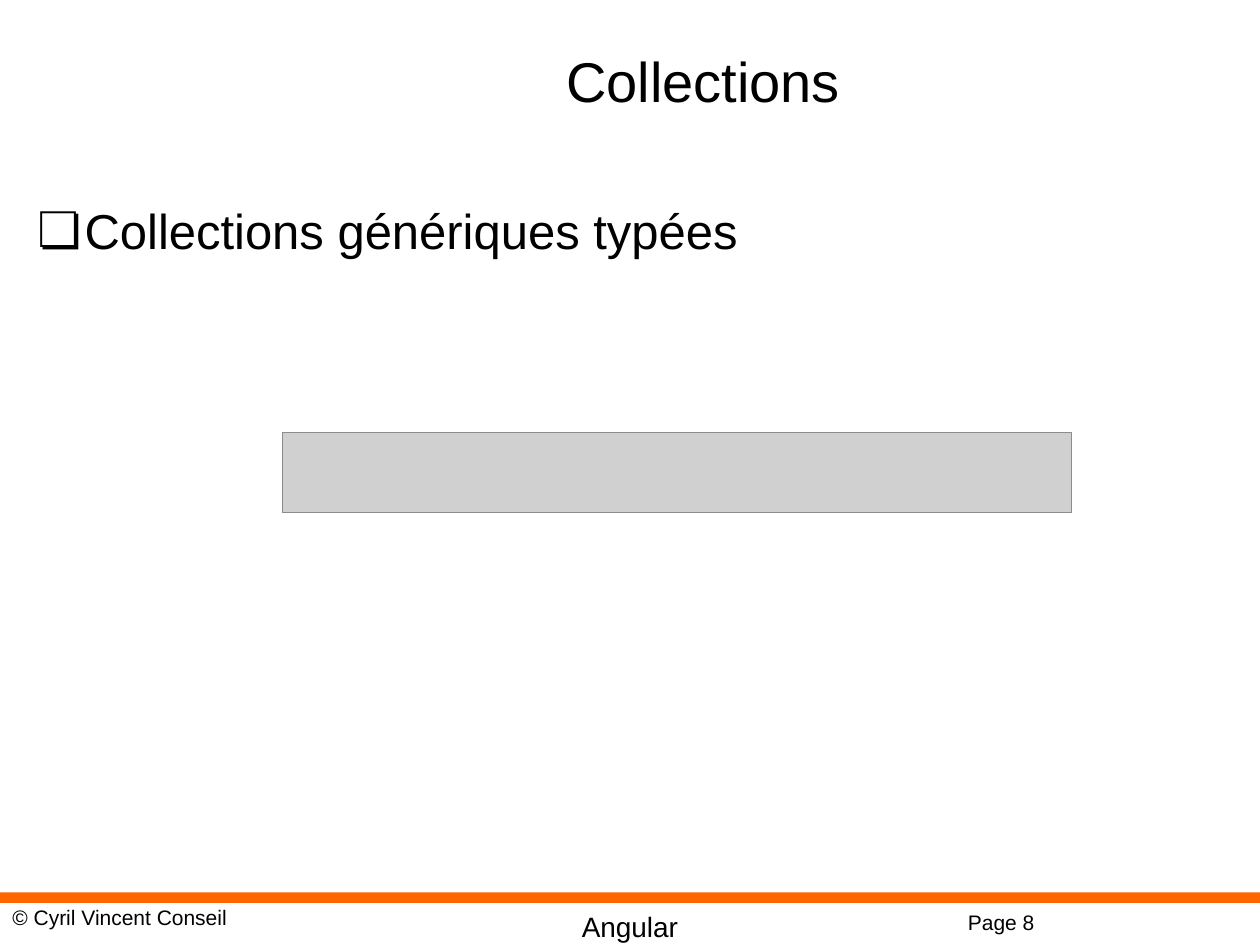
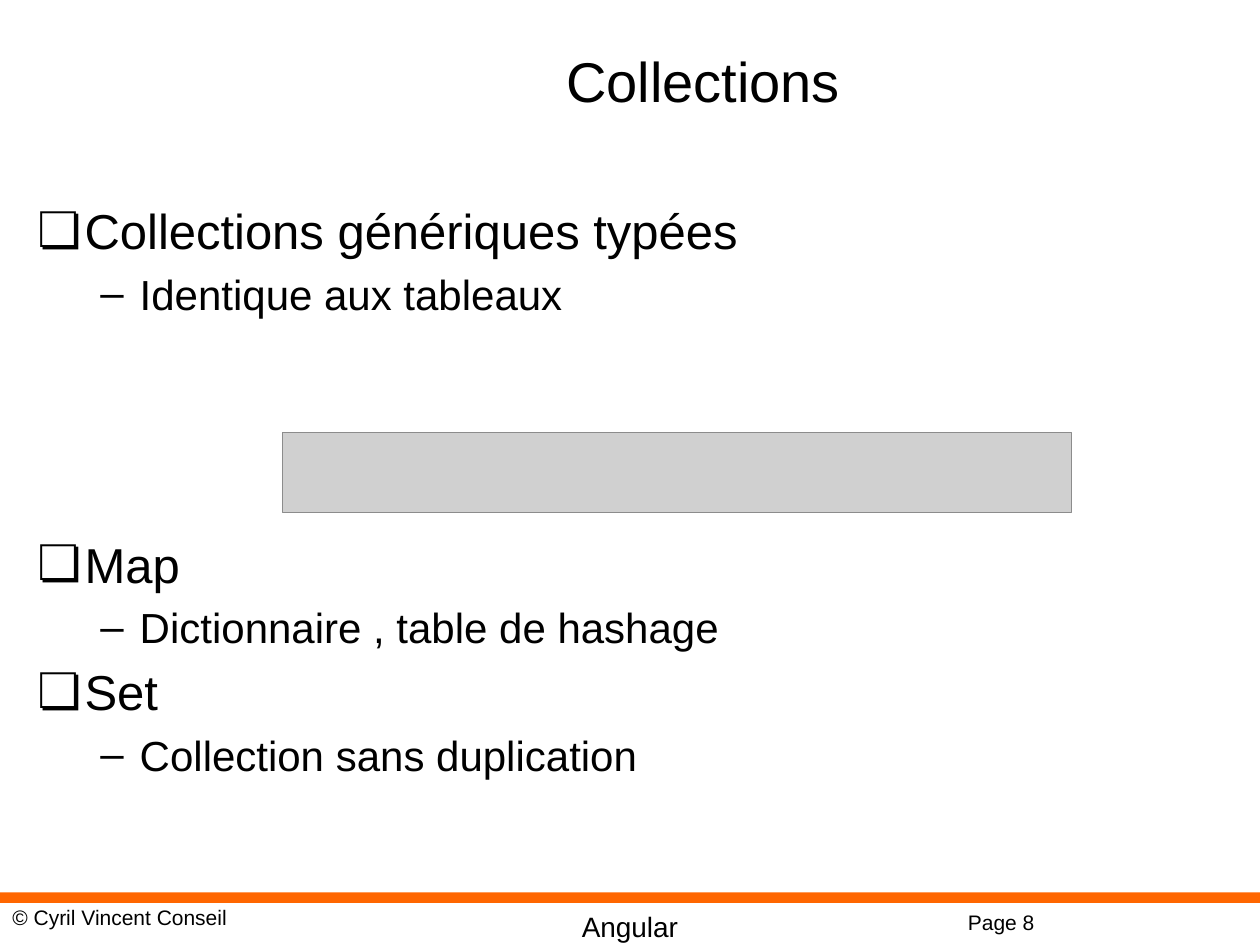
Before and after one commit to cyrilvincent/POE, a slide deck: slide 8 of ppt/angular/Angular07-TS.pptx. Drawn at 1260x945 pixels with LibreOffice and Linux fonts; fonts in the diff are those of the drawing; grey boxes stand for pictures; background and template pictures are left out. Boxes give left, top, right and bottom in pixels: in the first picture for what was removed or moved away, otherwise in the second. Text is boxed around its words. In the diff, an @@ line names an element or a change of style, - is before the commit and + after.

```diff
--- a/ppt/angular/Angular07-TS.pptx
+++ b/ppt/angular/Angular07-TS.pptx
@@ text at (x1=85, y1=279, x2=719, y2=779): paragraphs added @@
+  – Identique aux tableaux
+❏ Map
+  – Dictionnaire , table de hashage
+❏ Set
+  – Collection sans duplication
```
Also in this commit, not shown: 5 slides added, 5 other files.
